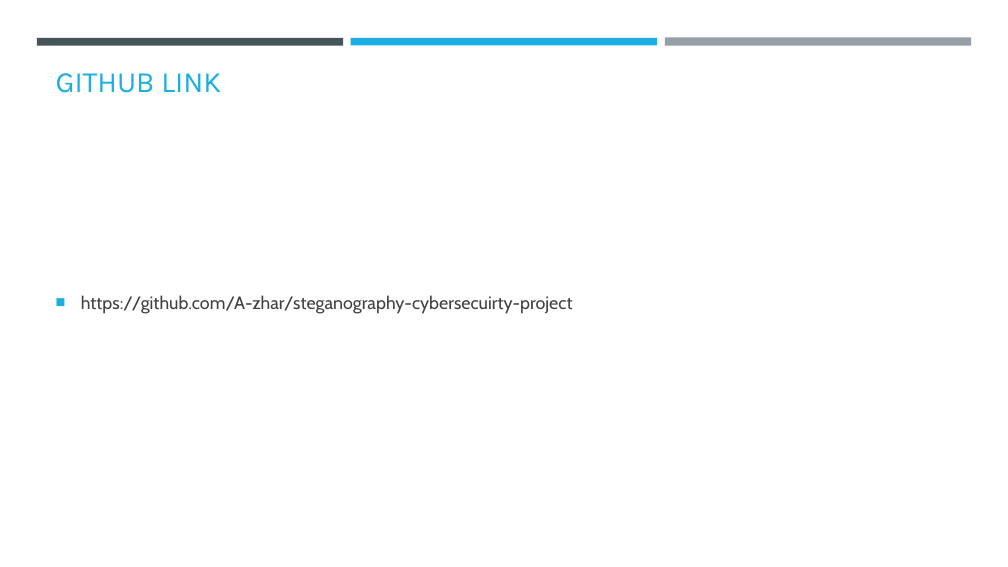
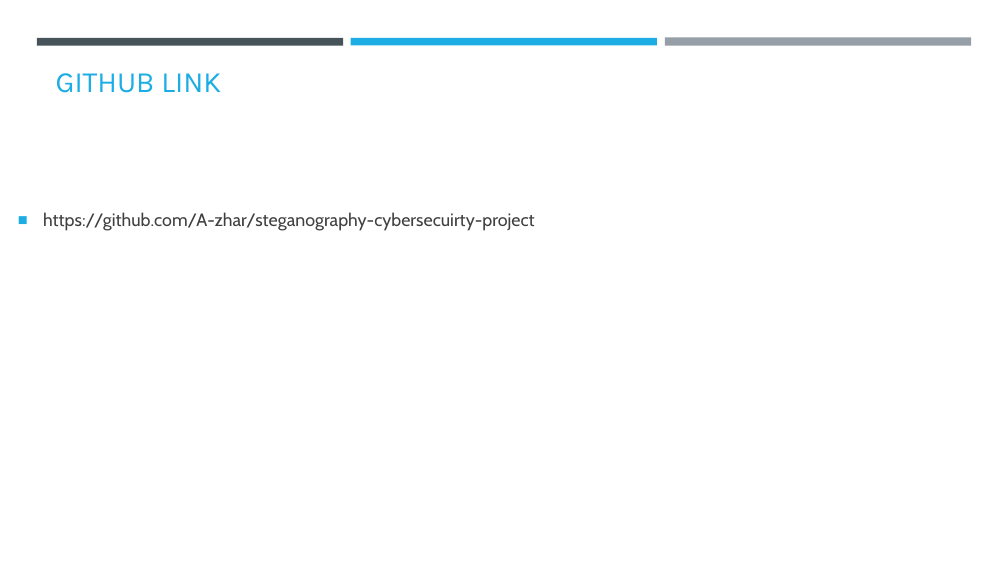
Before and after one commit to A-zhar/Projects-for-AICTE-, a slide deck: slide 12 of stenography.pptx. Drawn at 1008x567 pixels with LibreOffice and Linux fonts; fonts in the diff are those of the drawing; background and template pictures are left out. Boxes give left, top, right and bottom in pixels: in the first picture for what was removed or moved away, otherwise in the second. Text is boxed around its words. In the diff, an @@ line names an element or a change of style, - is before the commit and + after.

```diff
--- a/stenography.pptx
+++ b/stenography.pptx
@@ text "https://github.com/A-zhar/steganography-cybersecuirty-projec ...": place and size @@
-text "https://github.com/A-zhar/steganography-cybersecuirty-projec ..." at [81, 295, 573, 314]
+text "https://github.com/A-zhar/steganography-cybersecuirty-projec ..." at [43, 212, 535, 231]
```
Also in this commit, not shown: 2 other slides changed, 1 slide added, 1 slide removed.
